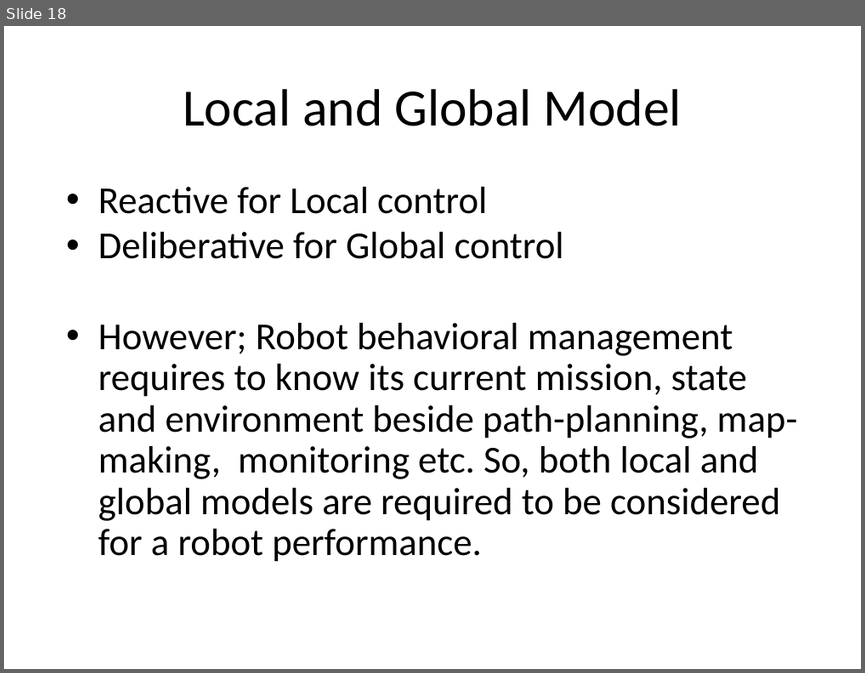
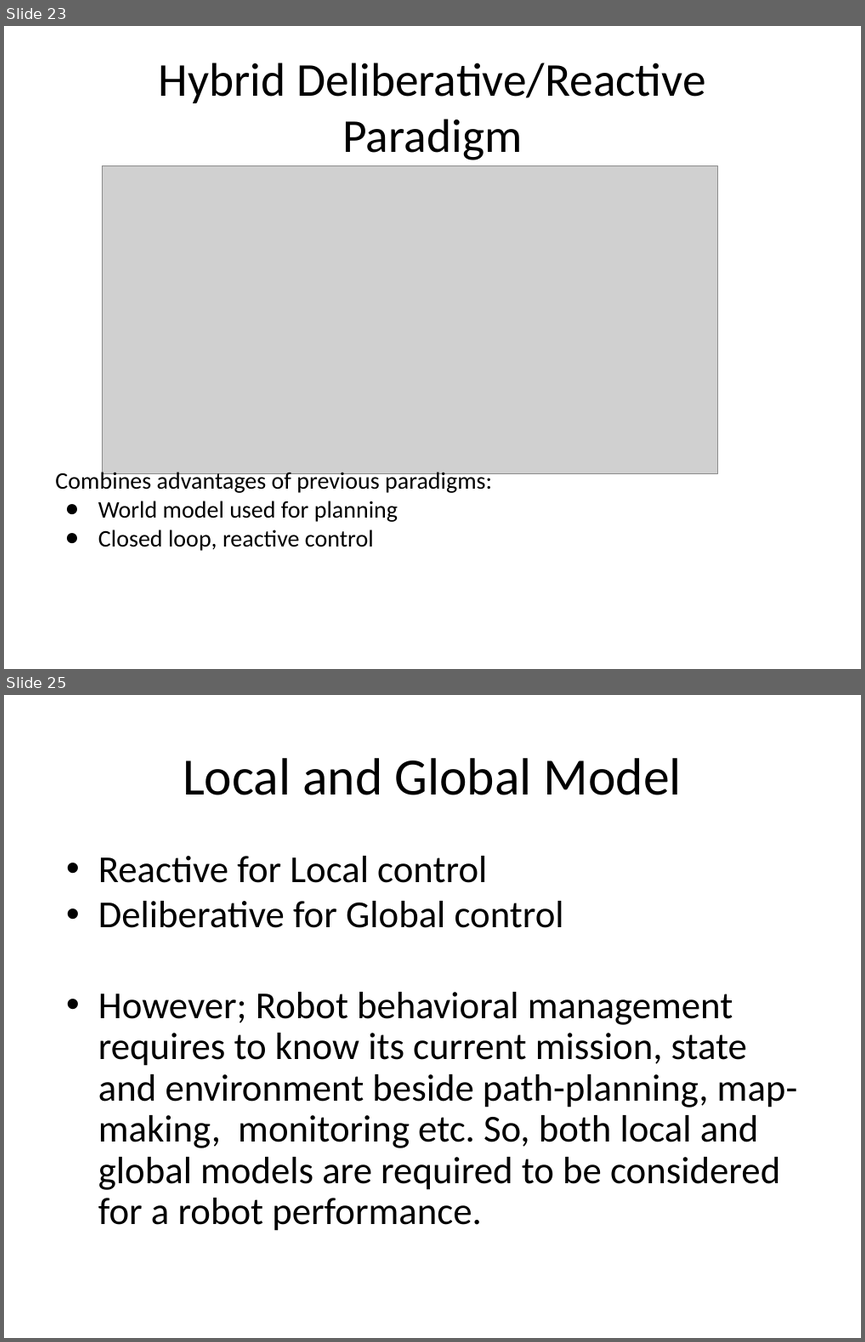
Before and after one commit to UK-Roy/cse461, a slide deck: slides/Introduction to Robotics-lec2.pptx. Shown one above the other, each under a label of ours: slide 18 before the commit, slides 23 and 25 after it; the slides between them are not shown. The pictures are 865x673 and 865x1342 pixels, drawn with LibreOffice and Linux fonts; fonts in the diff are those of the drawing; grey boxes stand for pictures. Boxes give left, top, right and bottom in pixels: in the first picture for what was removed or moved away, otherwise in the second. Text is boxed around its words. In the diff, an @@ line names an element or a change of style, - is before the commit and + after.

```diff
--- a/slides/Introduction to Robotics-lec2.pptx
+++ b/slides/Introduction to Robotics-lec2.pptx
@@ slide 23 added at (4,26,861,669), background #FFFFFF @@
@@ title added at (159,63,706,160), 39.6 pt, text #000000 @@
+Hybrid Deliberative/Reactive
+Paradigm
@@ picture added at (103,165,719,473) @@
@@ text added at (55,469,492,550), 20 pt, text #000000 @@
+Combines advantages of previous paradigms:
+● World model used for planning
+● Closed loop, reactive control
@@ what was slide 18 is now slide 25 @@
```
Also in this commit, not shown: 14 slides changed, 14 other slides added, 6 slides removed, 7 other files.
